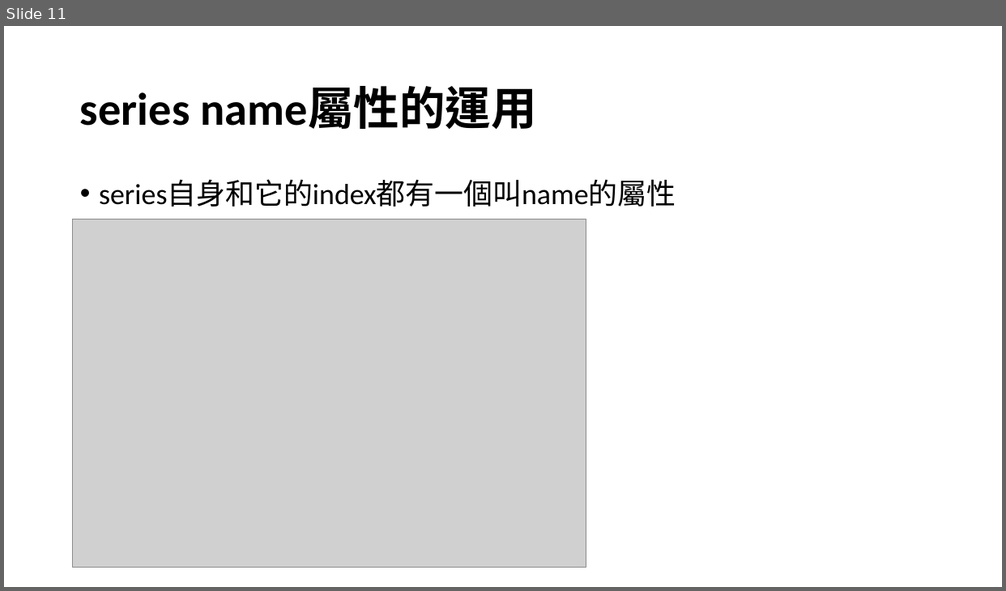
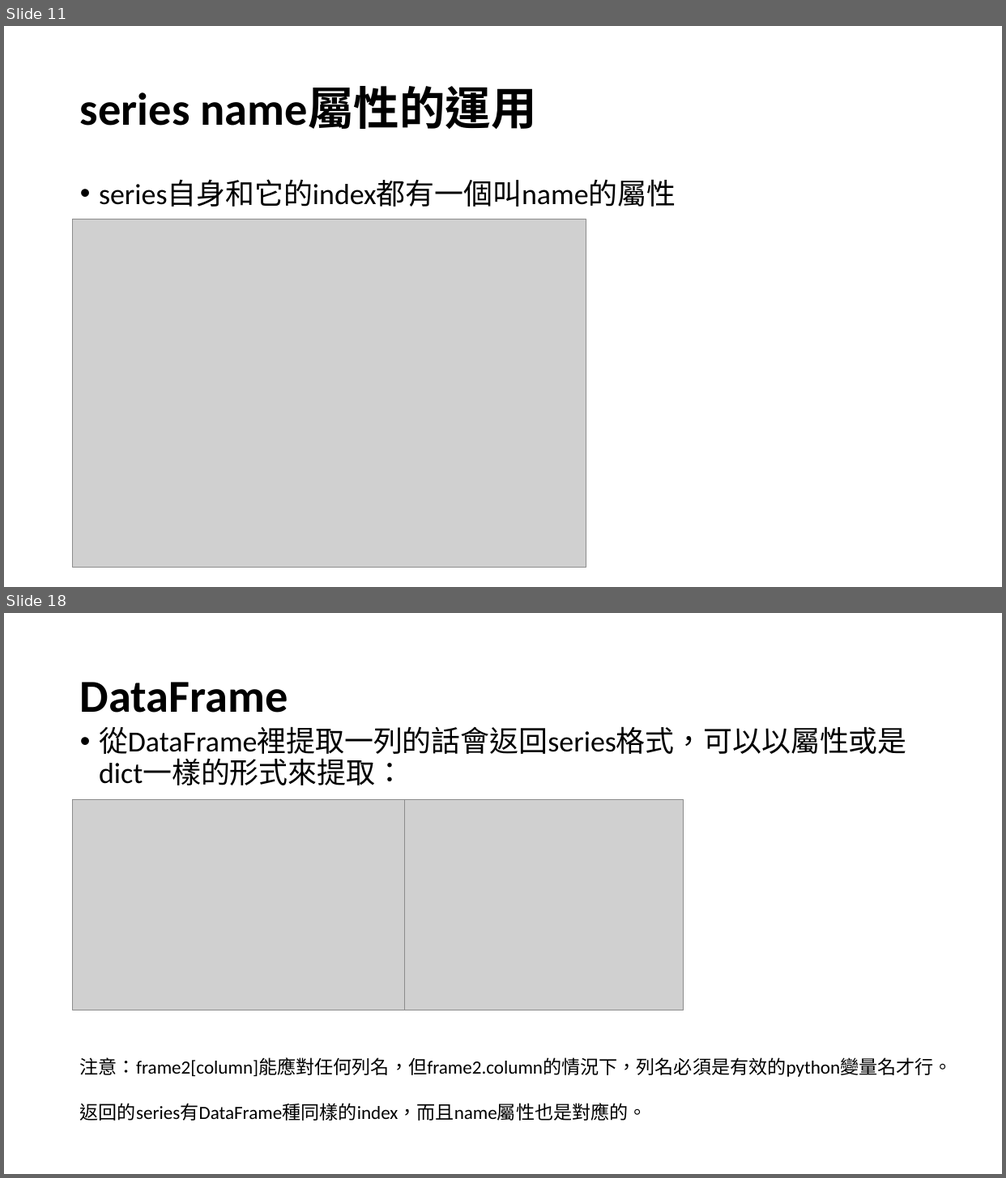
Before and after one commit to yukai920722/2022-ksu-11002, a slide deck: 4100E104_pandas_20220316_A.pptx. Shown one above the other, each under a label of ours: slide 11 before the commit, slides 11 and 18 after it; the slides between them are not shown. The pictures are 1006x591 and 1006x1178 pixels, drawn with LibreOffice and Linux fonts; fonts in the diff are those of the drawing; grey boxes stand for pictures. Boxes give left, top, right and bottom in pixels: in the first picture for what was removed or moved away, otherwise in the second. Text is boxed around its words. In the diff, an @@ line names an element or a change of style, - is before the commit and + after.

```diff
--- a/4100E104_pandas_20220316_A.pptx
+++ b/4100E104_pandas_20220316_A.pptx
@@ slide 18 added at bbox=[4, 613, 1002, 1174], background #FFFFFF @@
@@ title added at bbox=[80, 682, 288, 713], 44 pt, text #000000, bold @@
+DataFrame
@@ text added at bbox=[99, 726, 907, 786], 28 pt, text #000000 @@
+• 從DataFrame裡提取一列的話會返回series格式，可以以屬性或是dict一樣的形式來提取：
@@ picture added at bbox=[73, 800, 404, 1011] @@
@@ picture added at bbox=[404, 800, 684, 1011] @@
@@ text added at bbox=[80, 1058, 953, 1121], 18 pt, text #000000 @@
+注意：frame2[column]能應對任何列名，但frame2.column的情況下，列名必須是有效的python變量名才行。
+返回的series有DataFrame種同樣的index，而且name屬性也是對應的。
```
Also in this commit, not shown: 2 slides changed, 20 other slides added, 14 other files.
